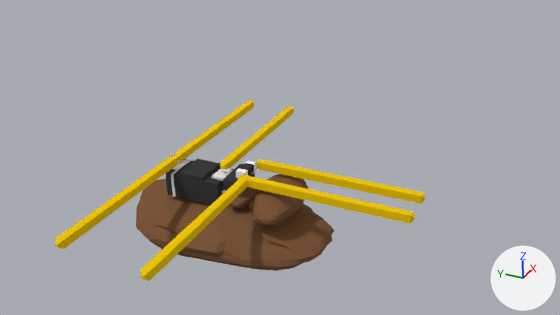
Before and after pictures for a commit that changed the Blender file blender/3d circuits/1channel2.blend.
One viewpoint serves both versions: the file's camera 'Camera'. Arrows for +X, +Y and +Z are at lower right; the lights stay in place.

Names of what the first picture shows: '0603resistorapprox.002', 'Sphere.001', 'Sphere.002', 'User Library-3-lead sot23-3', 'User Library-DO-214AC(SMA).002', 'samtec1pinonly.000', 'samtec1pinonly.001', 'samtec1pinonly.002', 'samtec1pinonly.003', 'samtec1pinonly.004', 'samtec1pinonly.018'.
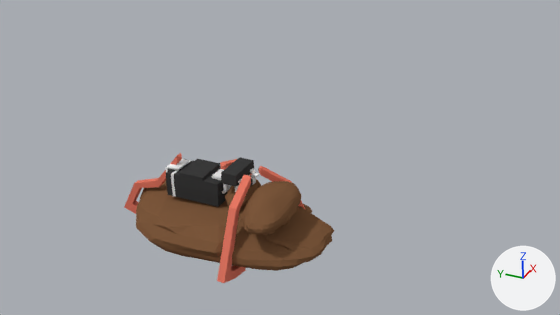
Location of each change, [x1, y1, x2, y2] in pixels of the pictures (560 x 315 px):
'Sphere.002', moved: before [249, 174, 308, 226]; after [240, 181, 301, 235]
'samtec1pinonly.001', reshaped, moved, turned: before [174, 101, 254, 161]; after [217, 175, 251, 283]
'samtec1pinonly.000', reshaped, turned: before [55, 156, 178, 249]; after [124, 153, 182, 214]
'samtec1pinonly.002', reshaped, moved, turned: before [257, 159, 425, 204]; after [258, 166, 305, 209]
'samtec1pinonly.003', deleted (yellow): before [238, 175, 415, 223]
'samtec1pinonly.004', deleted (yellow): before [140, 175, 251, 281]
'samtec1pinonly.018', reshaped: before [220, 107, 294, 170]; after [220, 159, 257, 180]
'User Library-3-lead sot23-3', moved, turned: before [223, 164, 260, 191]; after [221, 157, 259, 187]
'0603resistorapprox.002', moved, turned: before [236, 160, 257, 178]; after [235, 175, 256, 192]
part 2 of me_samtec1pinonly_005, built on: before [175, 101, 254, 161]; after [217, 175, 251, 283]
part 3 of me_samtec1pinonly_004, built on: before [55, 156, 178, 249]; after [124, 156, 181, 214]
part 4 of me_samtec1pinonly_021, built on: before [221, 107, 294, 169]; after [222, 159, 257, 180]
part 5 of me_samtec1pinonly_021, recoloured: [220, 162, 227, 170] in both

Edits to the bpy script that builds the scene:
```text
Change me_samtec1pinonly_022:
    used by ob_samtec1pinonly_002; location = (1.72, -16.1, 0.86); rotation_euler = (6.283, 1.571, 0.0), in degrees (360, 90, 0)
    remove me_samtec1pinonly_022.from_pydata(...)  # 16 vertices, 28 faces; spans x 0.0..0.6, y 0.0..13.3, z 0.0..0.6
    remove me_samtec1pinonly_022.materials.append(mat_material)  # yellow #f3c80b
    add me_samtec1pinonly_022.from_pydata(...)  # 40 vertices, 52 faces; spans x 0.0..7.68, y -0.11..4.75, z 0.0..0.6
    me_samtec1pinonly_022 part 1: the whole mesh is rebuilt
    add me_samtec1pinonly_022.materials.append(mat_material_003)  # red #e77964
Change me_samtec1pinonly_005:
    used by ob_samtec1pinonly_001; location = (13.52, 3.11, 0.86); rotation_euler = (4.712, 1.571, 0.0), in degrees (270, 90, 0)
    remove me_samtec1pinonly_005.from_pydata(...)  # 16 vertices, 28 faces; spans x 0.0..0.6, y 0.0..13.3, z 0.0..0.6
    remove me_samtec1pinonly_005.materials.append(mat_material)  # yellow #f3c80b
    add me_samtec1pinonly_005.from_pydata(...)  # 40 vertices, 52 faces; spans x 0.0..7.68, y 8.45..13.3, z 0.0..0.6
    me_samtec1pinonly_005 part 2
    8 vertices are removed from x 0.0..0.6, y 0.0..0.2, z 0.0..0.6
    18 faces are deleted
    32 vertices are added at x 1.56..7.68, y 8.45..12.01, z 0.0..0.6
    42 new faces join them
    add me_samtec1pinonly_005.materials.append(mat_material_003)  # red #e77964
Change me_samtec1pinonly_004:
    used by ob_samtec1pinonly_000; location = (0.14, 3.11, 0.86); rotation_euler = (4.712, 1.571, 0.0), in degrees (270, 90, 0)
    remove me_samtec1pinonly_004.from_pydata(...)  # 16 vertices, 28 faces; spans x 0.0..0.6, y 0.0..13.3, z 0.0..0.6
    remove me_samtec1pinonly_004.materials.append(mat_material)  # yellow #f3c80b
    add me_samtec1pinonly_004.from_pydata(...)  # 57 vertices, 68 faces; spans x 0.0..8.04, y -0.51..6.3, z 0.0..0.7
    me_samtec1pinonly_004 part 3
    8 vertices are removed from x 0.0..0.6, y 13.1..13.3, z 0.0..0.6
    18 faces are deleted
    49 vertices are added at x 2.78..8.04, y -0.51..6.3, z 0.0..0.7
    58 new faces join them
    add me_samtec1pinonly_004.materials.append(mat_material_003)  # red #e77964
Change me_samtec1pinonly_021:
    used by ob_samtec1pinonly_018; location = (13.67, -1.03, 0.86); rotation_euler = (4.712, 1.571, 0.0), in degrees (270, 90, 0)
    remove me_samtec1pinonly_021.from_pydata(...)  # 16 vertices, 28 faces; spans x 0.0..0.6, y 0.0..13.3, z 0.0..0.6
    add me_samtec1pinonly_021.from_pydata(...)  # 40 vertices, 52 faces; spans x 0.0..8.4, y 6.57..13.3, z 0.0..0.6
    me_samtec1pinonly_021 part 4
    8 vertices are removed from x 0.0..0.6, y 0.0..0.2, z 0.0..0.6
    18 faces are deleted
    32 vertices are added at x 1.18..8.4, y 6.57..10.94, z 0.0..0.6
    42 new faces join them
    me_samtec1pinonly_021 part 5: 10 faces spanning x 0.0..0.6, y 13.1..13.3, z 0.0..0.6 switch from mat_material (yellow #f3c80b) to mat_material_003 (red #e77964)
Change ob_sphere_002:
    ob_sphere_002.location: (0.53, -5.26, -1.25) -> (-0.81, -5.26, -1.25)
Remove ob_samtec1pinonly_003:
    ob_samtec1pinonly_003 = bpy.data.objects.new('samtec1pinonly.003', me_samtec1pinonly_023)
Change ob_samtec1pinonly_002:
    ob_samtec1pinonly_002.location: (1.72, -16.1, 0.86) -> (3.75, -7.47, 0.58)
    ob_samtec1pinonly_002.rotation_euler: (6.283, 1.571, 0.0) -> (-0.551, 1.571, 0.0)  # degrees (360, 90, 0) -> degrees (-32, 90, 0)
Remove ob_samtec1pinonly_004:
    ob_samtec1pinonly_004 = bpy.data.objects.new('samtec1pinonly.004', me_samtec1pinonly_006)
Change ob_samtec1pinonly_001:
    ob_samtec1pinonly_001.location: (13.52, 3.11, 0.86) -> (-13.58, -3.05, 0.86)
    ob_samtec1pinonly_001.rotation_euler: (4.712, 1.571, 0.0) -> (1.571, 1.571, 0.0)  # degrees (270, 90, 0) -> degrees (90, 90, 0)
Change ob_samtec1pinonly_000:
    ob_samtec1pinonly_000.rotation_euler: (4.712, 1.571, 0.0) -> (0.00722, 1.571, 0.0)  # degrees (270, 90, 0) -> degrees (0.4, 90, 0)
Change ob_0603resistorapprox_002:
    ob_0603resistorapprox_002.location: (-0.29, -3.02, 0.88) -> (1.47, -3.02, -0.8)
    ob_0603resistorapprox_002.rotation_euler: (1.571, -3.142, -3.142) -> (4.712, -3.142, 0.000591)  # degrees (90, -180, -180) -> degrees (270, -180, 0)
Change ob_user_library_3_lead_sot23_3:
    ob_user_library_3_lead_sot23_3.location: (2.02, -0.82, 0.37) -> (-1.06, -0.82, -0.08)
    ob_user_library_3_lead_sot23_3.rotation_euler: (1.571, 3.142, 0.0125) -> (-1.571, 3.142, 3.129)  # degrees (90, 180, 0.7) -> degrees (-90, 180, 179)
```
